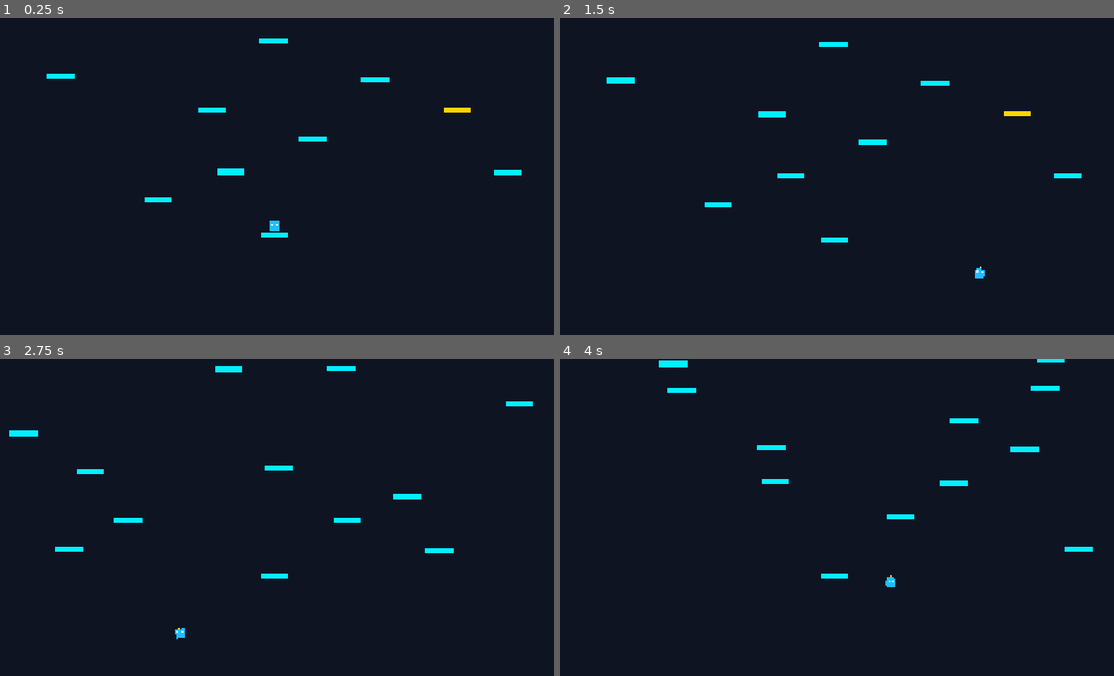
Above: before the commit, frames 1-4 (two rows, left to right).
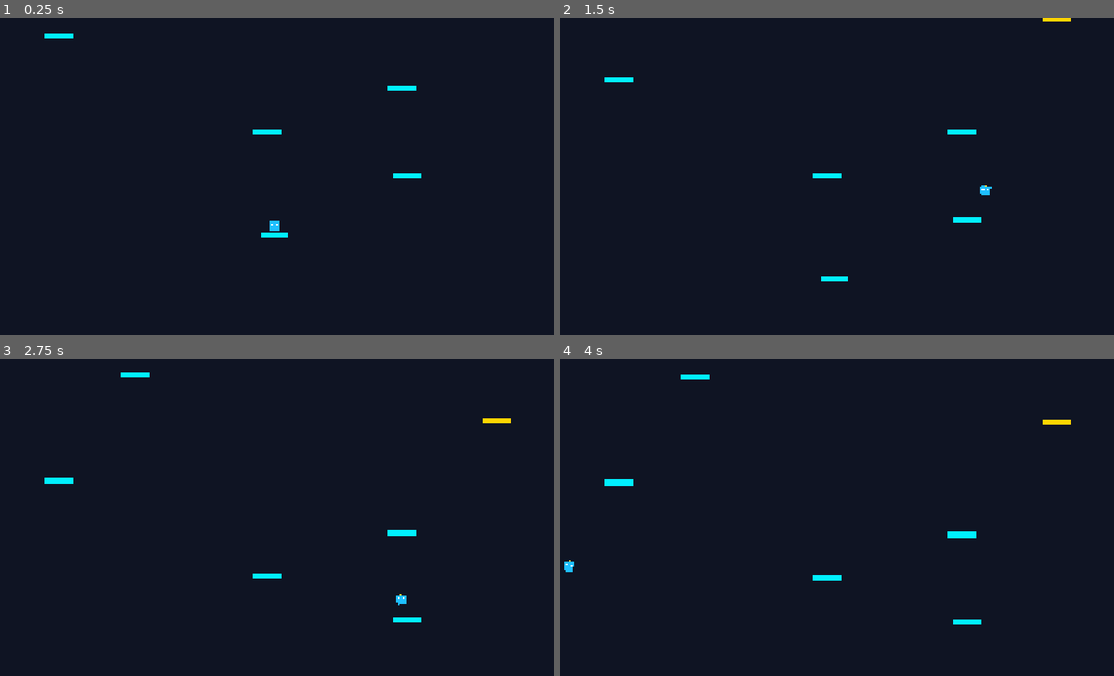
Above: after the commit, the same moments.

Repository: DevireddyNehal/Hopy
Game: Godot game, scene res://scenes/Main.tscn
Same seed, same stepped clock (60 frames per second), same inputs: the game is played once before the commit and once after it.
Inputs:
- Up to frame 1 (0.25 s): no input
- Up to frame 2 (1.5 s): tap Enter at 0.5 s; hold Right (ui_right) from 0.53 s (still down); tap Space (start_action) at 0.6, 1.35 s
- Up to frame 3 (2.75 s): release Right (ui_right) at 2.03 s; hold Left (ui_left) from 2.03 s (still down); tap Space (start_action) at 2.1 s
- Up to frame 4 (4 s): tap Space (start_action) at 2.75, 2.85, 3.6 s; release Left (ui_left) at 2.78 s; hold Right (ui_right) from 2.78 s (still down)

The runs differ from the first frame. In frame 1, 1.1% of the frame differs, in the area x 8-95%, y 4-59%; in frame 2, 1.3%; in frame 3, 1.5%; in frame 4, 1.6%, in the area x 0-97%, y 0-84%.

Commit message:
tune: increased bounce velocity to -980 and spacious zone-based platform distribution

Diff:
--- a/scripts/robot.gd
+++ b/scripts/robot.gd
@@ -4,8 +4,8 @@
 signal bounced(power: float)
 
 @export var gravity: float = 1400.0
-@export var steer_speed: float = 520.0
-@export var bounce_velocity: float = -750.0
+@export var steer_speed: float = 540.0
+@export var bounce_velocity: float = -980.0
 
 @onready var sprite: Node2D = $Visuals
 @onready var effect_spawn_point: Marker2D = $EffectSpawnPoint
--- a/scripts/spawner.gd
+++ b/scripts/spawner.gd
@@ -6,14 +6,15 @@
 @export var platform_scene: PackedScene
 @export var camera: Camera2D
 
-# Vertical gap limits: comfortable, dense, reachable climb
-const MIN_GAP_Y: float = 75.0
-const MAX_GAP_Y: float = 125.0
-const BUFFER_AHEAD: float = 1400.0 # Keep spawning well above camera
-const DESPAWN_OFFSET: float = 700.0 # Remove platforms below camera
+# Vertical gap limits: wide, airy, satisfying bounce arc
+const MIN_GAP_Y: float = 130.0
+const MAX_GAP_Y: float = 210.0
+const BUFFER_AHEAD: float = 1600.0 # Keep spawning well above camera
+const DESPAWN_OFFSET: float = 800.0 # Remove platforms below camera
 
 var highest_spawned_y: float = 700.0
 var platform_count: int = 0
+var last_zone: int = 1 # 0: Left, 1: Center, 2: Right
 var active_platforms: Array[StaticBody2D] = []
 
 func _ready() -> void:
@@ -46,8 +47,8 @@
 	# 1. Guaranteed first safe landing platform directly underneath the robot
 	_spawn_platform_at(Vector2(center_x, highest_spawned_y), PlatformScript.Type.NORMAL)
 
-	# 2. Pre-spawn a dense trail of platforms climbing upward across the screen
-	for i in range(25):
+	# 2. Pre-spawn an open, spacious trail of platforms climbing upward
+	for i in range(16):
 		_spawn_next_platform()
 
 func _spawn_next_platform() -> void:
@@ -56,28 +57,39 @@
 
 	var screen_w = get_viewport_rect().size.x
 
-	# Platform 1: Distributed across the screen
-	var spawn_x = randf_range(100.0, screen_w - 100.0)
+	# Rotate zones so platforms are never clumped in one area:
+	# Zone 0: Left (160 to 600)
+	# Zone 1: Center (700 to 1220)
+	# Zone 2: Right (1320 to 1760)
+	var available_zones = [0, 1, 2]
+	available_zones.erase(last_zone)
+	var chosen_zone = available_zones[randi() % available_zones.size()]
+	last_zone = chosen_zone
+
+	var spawn_x = _get_x_in_zone(chosen_zone, screen_w)
 	_spawn_platform_at(Vector2(spawn_x, highest_spawned_y), _pick_type())
 
-	# Platform 2 (Widescreen coverage):
-	# 60% chance to spawn an alternate platform on the opposite side of the screen
-	# so the 1920 widescreen is never empty on either flank!
-	if randf() < 0.65:
-		var second_x: float
-		if spawn_x < screen_w / 2.0:
-			second_x = randf_range(screen_w / 2.0 + 80.0, screen_w - 100.0)
-		else:
-			second_x = randf_range(100.0, screen_w / 2.0 - 80.0)
-		var jitter_y = highest_spawned_y + randf_range(-15.0, 15.0)
-		_spawn_platform_at(Vector2(second_x, jitter_y), _pick_type())
+	# 35% chance to spawn an alternate platform on the far side for route variety:
+	if randf() < 0.35:
+		var alt_zone = 2 if chosen_zone == 0 else 0
+		var alt_x = _get_x_in_zone(alt_zone, screen_w)
+		_spawn_platform_at(Vector2(alt_x, highest_spawned_y + randf_range(-25.0, 25.0)), _pick_type())
+
+func _get_x_in_zone(zone: int, screen_w: float) -> float:
+	match zone:
+		0:
+			return randf_range(160.0, screen_w * 0.33)
+		1:
+			return randf_range(screen_w * 0.38, screen_w * 0.62)
+		_:
+			return randf_range(screen_w * 0.67, screen_w - 160.0)
 
 func _pick_type() -> int:
 	platform_count += 1
 	var chosen_type = PlatformScript.Type.NORMAL
 
 	# Special platform appears about once every 8 to 10 platforms (12% chance)
-	if platform_count > 4 and randf() < 0.15:
+	if platform_count > 3 and randf() < 0.14:
 		var specials = [
 			PlatformScript.Type.MOVING,
 			PlatformScript.Type.CRUMBLE,
--- a/tests/test_step1_node.gd
+++ b/tests/test_step1_node.gd
@@ -11,14 +11,14 @@
 
 	# 1. Test Initial Properties
 	assert(robot.gravity == 1400.0, "Gravity should be 1400.0")
-	assert(robot.steer_speed == 520.0, "Steer speed should be 520.0")
-	assert(robot.bounce_velocity == -750.0, "Bounce velocity should be -750.0")
-	print("✓ Robot properties verified (Gravity 1400, Speed 520, Bounce -750)")
+	assert(robot.steer_speed == 540.0, "Steer speed should be 540.0")
+	assert(robot.bounce_velocity == -980.0, "Bounce velocity should be -980.0")
+	print("✓ Robot properties verified (Gravity 1400, Speed 540, Bounce -980)")
 
 	# 2. Test Bounce & Combo
 	var initial_combo = GameState.combo
 	robot.bounce()
-	assert(robot.velocity.y == -750.0, "Bounce must set velocity.y to bounce_velocity (-750.0)")
+	assert(robot.velocity.y == -980.0, "Bounce must set velocity.y to bounce_velocity (-980.0)")
 	assert(GameState.combo == initial_combo + 1, "Bounce must increment GameState combo")
 	print("✓ Robot bounce sets vertical velocity and increments combo")
 
--- a/tests/test_step2_node.gd
+++ b/tests/test_step2_node.gd
@@ -27,9 +27,9 @@
 	for i in range(1, spawner.active_platforms.size()):
 		var cur_y = spawner.active_platforms[i].global_position.y
 		var gap = prev_y - cur_y
-		assert(gap <= 165.0, "Platform vertical gap must not exceed max jump reach (175px). Found gap: " + str(gap))
+		assert(gap <= 260.0, "Platform vertical gap must not exceed max jump reach (343px). Found gap: " + str(gap))
 		prev_y = cur_y
-	print("✓ Platform procedural generation verified (all gaps reachable < 165px)")
+	print("✓ Platform procedural generation verified (all gaps reachable < 260px, apex is 343px)")
 
 	# 3. Test Thorn Platform instant death
 	var thorn_plat = load("res://scenes/Platform.tscn").instantiate()
